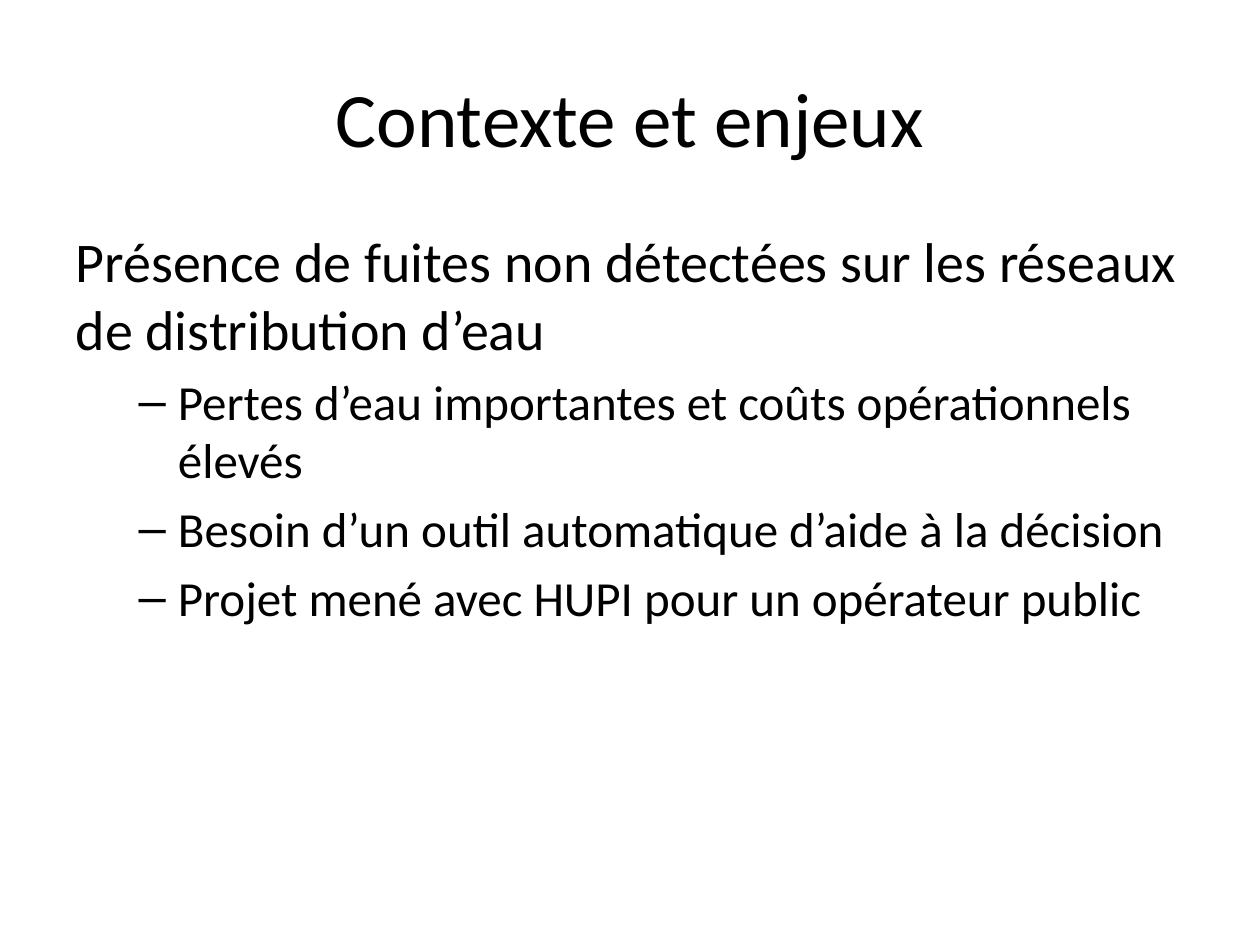
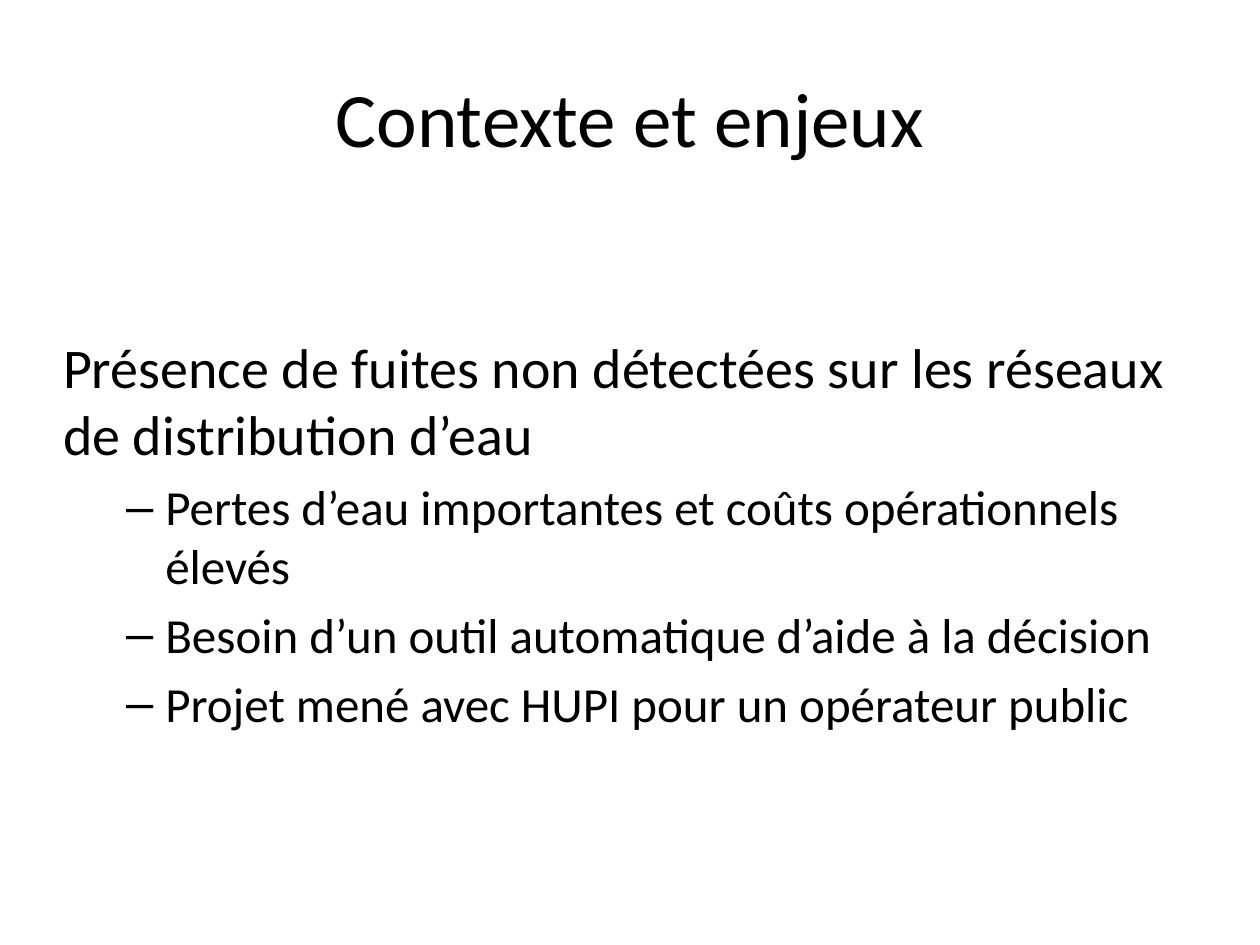
Before and after one commit to montagneForEver/ML_consommation_eau, a slide deck: slide 2 of presentation.odp. Drawn at 1260x945 pixels with LibreOffice and Linux fonts; fonts in the diff are those of the drawing. Boxes give left, top, right and bottom in pixels: in the first picture for what was removed or moved away, otherwise in the second. Text is boxed around its words. In the diff, an @@ line names an element or a change of style, - is before the commit and + after.

```diff
--- a/presentation.odp
+++ b/presentation.odp
@@ subtitle "Présence de fuites non détectées ..." at (63,349,1163,731): vertical alignment top to middle @@
```
Also in this commit, not shown: 6 other slides changed, 3 other files.
